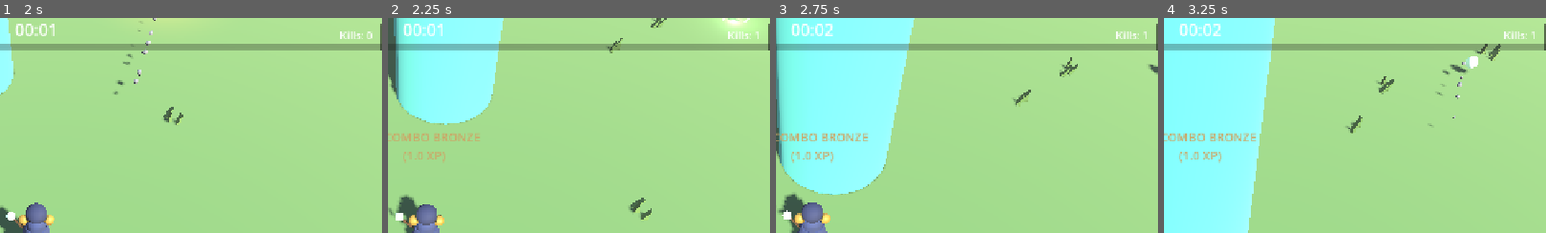
Above: before the commit, frames 1-4 (left to right).
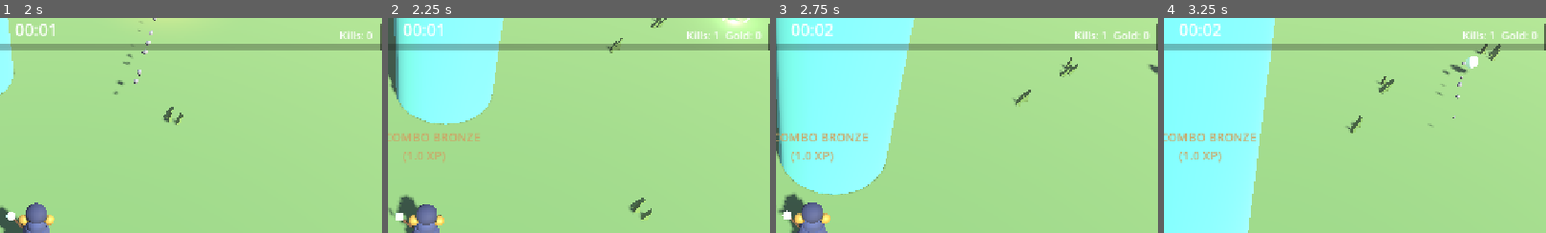
Above: after the commit, the same moments.

Repository: mohsen-niksirat/Horde_Survival_3D
Game: Godot game, scene res://scenes/bootstrap/Boot.tscn
Same seed, same stepped clock (60 frames per second), same inputs: the game is played once before the commit and once after it.
Inputs (mouse positions are % of the whole screen's width and height, from its top left):
- Up to frame 1 (2 s): click "PLAY" at 0.5 s; tap Enter at 1.25 s; move the mouse to (55, 50) at 1.27 s; hold W (move_up) from 1.28 s (still down); tap Q (ability_1) at 1.35 s
- Up to frame 2 (2.25 s): keep holding W (move_up); move the mouse to (45, 50) at 2.02 s; tap E (ability_2) at 2.1 s
- Up to frame 3 (2.75 s): keep holding W (move_up)
- Up to frame 4 (3.25 s): keep holding W (move_up); move the mouse to (52, 48) at 2.77 s; tap Space (dash) at 2.85 s
The pictures show only the part of the screen within x 45-95%, y 0-50%; the shares and areas given below are measured in that part.

Frame 1 is identical in both runs. In frame 2, 0.3% of the frame differs, in the area x 78-98%, y 6-10%; in frame 3, 0.3%; in frame 4, 0.3%.

Commit message:
fix: playtest round 2 — distinct multi-targets, gold from kills, meta HP double-apply, softer vignette
- Multi-projectile weapons now spread across the N NEAREST DISTINCT
  enemies (shots no longer waste on one target while others fly into
  space); muzzle flash fires once per volley
- Kills grant gold directly (auto-collected) and HUD shows
  'Kills: N  Gold: N' — meta currency is now visible/earned every run
- Meta upgrade HP was double-applied (110 instead of 105): StatBlock
  modifiers are now idempotent by key ('meta_<id>'); run start applies
  meta + character stats exactly once before weapons bind
- Low-HP vignette softened (threshold 25%, max alpha ~0.35) so the
  arena stays readable in hordes
- tests/test_playtest_fix.gd PLAYTEST_FIX_PASS

Diff:
--- a/scenes/main/main.gd
+++ b/scenes/main/main.gd
@@ -36,21 +36,22 @@
 	preload("res://scenes/menu/meta_shop.gd").apply_meta_upgrades(player.stat_block)
 	player.on_stats_changed()
 
-	# Projectile container + weapon binding
-	projectile_root = Node3D.new()
-	projectile_root.name = "Projectiles"
-	add_child(projectile_root)
-	player.bind_combat(enemy_manager, projectile_root)
-
-	# V13: apply the selected character (stats; weapon set in bind_combat)
+	# V9+V13: apply meta upgrades AND selected character stats FIRST
+	preload("res://scenes/menu/meta_shop.gd").apply_meta_upgrades(player.stat_block)
 	var char_path := "res://data/characters/%s.tres" % GameManager.selected_character_id
 	if ResourceLoader.exists(char_path):
 		var ch: CharacterData = load(char_path)
 		player.stat_block.add_modifier("max_hp", 0.0, ch.max_hp_pct)
 		player.stat_block.add_modifier("move_speed", 0.0, ch.move_speed_pct)
 		player.stat_block.add_modifier("might", 0.0, ch.might_pct)
-		player.on_stats_changed()
-		player.health.setup(player.stat_block.get_stat("max_hp"))
+	player.on_stats_changed()
+	player.health.setup(player.stat_block.get_stat("max_hp"))
+
+	# Projectile container + weapon binding
+	projectile_root = Node3D.new()
+	projectile_root.name = "Projectiles"
+	add_child(projectile_root)
+	player.bind_combat(enemy_manager, projectile_root)
 
 	# Horde spawning
 	wave_manager = Node.new()
--- a/scenes/menu/meta_shop.gd
+++ b/scenes/menu/meta_shop.gd
@@ -84,11 +84,11 @@
 	for s in STATS:
 		var lvl := _level(s["id"])
 		if lvl > 0:
-			stats.add_modifier(s["stat"], 0.0, s["pct"] * lvl)
+			stats.add_modifier(s["stat"], 0.0, s["pct"] * lvl, "meta_" + s["id"])
 
 ## Static helper usable without instantiating the UI.
 static func apply_meta_upgrades(stats: StatBlock) -> void:
 	for s in STATS:
 		var lvl := int(SaveManager.get_meta_data("meta_upgrades", {}).get(s["id"], 0))
 		if lvl > 0:
-			stats.add_modifier(s["stat"], 0.0, s["pct"] * lvl)
+			stats.add_modifier(s["stat"], 0.0, s["pct"] * lvl, "meta_" + s["id"])
--- a/scenes/player/player.gd
+++ b/scenes/player/player.gd
@@ -97,6 +97,9 @@
 
 func _on_enemy_died(enemy: Node, position: Vector3) -> void:
 	RunManager.register_kill()
+	# Kills grant gold directly (auto-collected) — visible meta currency
+	if enemy.get("data") != null and enemy.data != null:
+		RunManager.add_gold(enemy.data.gold * enemy.gold_mult)
 	var xp_mult: float = 1.0
 	if combo != null:
 		xp_mult = combo.get_multiplier()
--- a/scenes/ui/hud.gd
+++ b/scenes/ui/hud.gd
@@ -104,7 +104,7 @@
 	pass
 
 func _on_kills(kills: int) -> void:
-	kills_label.text = "Kills: %d" % kills
+	kills_label.text = "Kills: %d  Gold: %d" % [kills, int(RunManager.gold_earned)]
 
 func _on_combo(count: int, multiplier: float) -> void:
 	if count <= 0:
--- a/scenes/ui/screen_feedback.gd
+++ b/scenes/ui/screen_feedback.gd
@@ -16,12 +16,12 @@
 	flash.modulate.a = 0.0
 
 func _process(delta: float) -> void:
-	# Low-HP pulsing vignette (<30%)
+	# Low-HP pulsing vignette (<25%, softer so the arena stays readable)
 	if _player != null and is_instance_valid(_player) and _player.health.is_alive():
 		var ratio: float = _player.health.get_ratio()
-		if ratio < 0.3:
-			var intensity: float = (0.3 - ratio) / 0.3
-			vignette.modulate.a = 0.25 + intensity * 0.3 + sin(Time.get_ticks_msec() / 1000.0 * 6.0) * 0.1
+		if ratio < 0.25:
+			var intensity: float = (0.25 - ratio) / 0.25
+			vignette.modulate.a = 0.15 + intensity * 0.15 + sin(Time.get_ticks_msec() / 1000.0 * 6.0) * 0.05
 		else:
 			vignette.modulate.a = maxf(vignette.modulate.a - delta * 2.0, 0.0)
 	else:
--- a/scripts/core/stat_block.gd
+++ b/scripts/core/stat_block.gd
@@ -25,14 +25,20 @@
 
 var _flat: Dictionary = {}    # stat -> accumulated flat bonus
 var _percent: Dictionary = {} # stat -> accumulated percent bonus
-var _timed: Array = []        # [{stat, flat, percent, remaining}]
+var _timed: Array = []
+var _applied_keys: Dictionary = {}        # [{stat, flat, percent, remaining}]
 
 func _init(base_override: Dictionary = {}) -> void:
 	for key in base_override:
 		base[key] = base_override[key]
 
 ## Add a permanent modifier. flat adds to base; percent multiplies base.
-func add_modifier(stat: String, flat: float = 0.0, percent: float = 0.0) -> void:
+## Duplicate application with the same key is ignored (idempotent).
+func add_modifier(stat: String, flat: float = 0.0, percent: float = 0.0, key: String = "") -> void:
+	if key != "":
+		if _applied_keys.has(key):
+			return
+		_applied_keys[key] = true
 	if flat != 0.0:
 		_flat[stat] = _flat.get(stat, 0.0) + flat
 	if percent != 0.0:
--- a/scripts/weapons/weapon_controller.gd
+++ b/scripts/weapons/weapon_controller.gd
@@ -102,19 +102,25 @@
 	_spawn_projectile(weapon, player, target, weapon.data.projectile_scene)
 
 func _spawn_projectile(weapon: WeaponInstance, player: Node3D, target: Node3D, scene_path: String) -> void:
-	var count := weapon.get_projectile_count()
 	var spawn_pos := player.global_position + Vector3(0, MUZZLE_HEIGHT, 0)
 	var might: float = player.get_stat("might")
 	var area_mult: float = player.get_stat("area_mult")
 	var pool_manager: Node = get_node("/root/PoolManager")
-	var aim := target.global_position + Vector3(0, 0.5, 0) - spawn_pos
+	var count := weapon.get_projectile_count()
+	# V-fix: spread across the N NEAREST DISTINCT enemies instead of firing
+	# multiple shots at one target (wasted shots into space).
+	var candidates: Array = _enemy_manager.get_enemies_in_radius(player.global_position, weapon.data.max_range)
+	candidates.sort_custom(func(a, b):
+		return a.global_position.distance_squared_to(player.global_position) < b.global_position.distance_squared_to(player.global_position))
+	var targets: Array = candidates.slice(0, mini(count, candidates.size()))
+	while targets.size() < count:
+		targets.append(target)
 	for i in range(count):
 		var proj: Node3D = pool_manager.acquire(scene_path)
 		pool_manager.tag(proj, scene_path)
 		_projectile_root.add_child(proj)
-		if i > 0:
-			var spread := deg_to_rad(8.0 * i) * (1 if i % 2 == 1 else -1)
-			aim = aim.rotated(Vector3.UP, spread)
+		var tgt: Node3D = targets[i]
+		var aim := tgt.global_position + Vector3(0, 0.5, 0) - spawn_pos
 		if proj.has_method("setup_fireball"):
 			proj.setup_fireball(weapon, weapon.get_damage() * might, weapon.get_area() * area_mult, weapon.get_crit_chance(), weapon.data, spawn_pos, aim.normalized())
 		else:
@@ -132,7 +138,8 @@
 			)
 			if proj is Area3D:
 				proj.rotation.y = atan2(aim.x, aim.z)
-	_muzzle_flash(player, aim.normalized(), weapon.data.id)
+		if i == 0:
+			_muzzle_flash(player, aim.normalized(), weapon.data.id)
 	PerformanceManager.active_projectiles = _projectile_root.get_child_count()
 
 ## Quick light burst at the staff orb, tinted per weapon.
--- /dev/null
+++ b/tests/test_playtest_fix.gd
@@ -0,0 +1,80 @@
+extends SceneTree
+## Playtest fixes: distinct multi-targets, gold from kills, meta HP start,
+## vignette softened.
+
+var failures := 0
+
+func _initialize() -> void:
+	var save: Node = root.get_node("SaveManager")
+	var ups := {"meta_hp": 1}
+	save.set_meta_data("meta_upgrades", ups)
+	save.set_meta_data("gold", 0)
+
+	var main_ps: PackedScene = load("res://scenes/main/Main.tscn")
+	var main := main_ps.instantiate()
+	root.add_child(main)
+	for i in range(4):
+		await process_frame
+		await physics_frame
+
+	var player: CharacterBody3D = main.get_node("World/Player")
+	var em: Node = main.get_node("EnemyManager")
+	var game_manager := root.get_node("GameManager")
+	game_manager.state = game_manager.State.PLAYING
+	main.get_node("WaveManager").stop()
+	em.clear_all()
+
+	# --- Meta HP: run starts at 105 (100 + 5%) ---
+	var lvl: int = int(save.get_meta_data("meta_upgrades", {}).get("meta_hp", 0))
+	_check(player.health.max_hp > 100.0 and absf(player.health.max_hp - (100.0 * (1.0 + 0.05 * lvl))) < 0.01, "meta HP applied at start (lvl=%d, max=%.0f)" % [lvl, player.health.max_hp])
+
+	# --- Gold from kills ---
+	var run_manager := root.get_node("RunManager")
+	var gold0: float = run_manager.gold_earned
+	em.queue_spawn(load("res://data/enemies/basic_drone.tres"), player.global_position + Vector3(6, 0, 0), player, 1.0, 1.0, 1.0)
+	for i in range(5):
+		await process_frame
+		await physics_frame
+	em.get_all_enemies()[0].health.take_damage(DamageEvent.new(9999.0, "test"))
+	await process_frame
+	_check(run_manager.gold_earned > gold0, "kills grant gold (%.1f)" % run_manager.gold_earned)
+
+	# --- Multi-projectile: 3 shots -> 3 DISTINCT nearest targets ---
+	player.weapon_controller.weapons.clear()
+	player.weapon_controller.add_weapon(load("res://data/weapons/magic_missile.tres"))
+	var w = player.weapon_controller.weapons[0]
+	w.level = 3  # tier 3 projectile bonus = 3 missiles (data: [0,1,1,1,2] +1 base... use actual count)
+	var count: int = w.get_projectile_count()
+	for i in range(count + 2):
+		var ang := TAU * i / (count + 2)
+		em.queue_spawn(load("res://data/enemies/basic_drone.tres"), player.global_position + Vector3(cos(ang) * 9, 0, sin(ang) * 9), player, 1.0, 1.0, 1.0)
+	for i in range(6):
+		await process_frame
+		await physics_frame
+	var wc: Node = player.weapon_controller
+	# Fire manually via controller with the nearest as "target"
+	var targets_sorted: Array = em.get_enemies_in_radius(player.global_position, 30)
+	targets_sorted.sort_custom(func(a, b): return a.global_position.distance_squared_to(player.global_position) < b.global_position.distance_squared_to(player.global_position))
+	wc._spawn_projectile(w, player, targets_sorted[0], "res://scenes/weapons/MagicMissileProjectile.tscn")
+	# assert the controller produced `count` distinct aims: read last-created missiles' initial velocities
+	var missiles: Array = []
+	for c in main.get_node("Projectiles").get_children():
+		if c.name.contains("MagicMissile") and c.visible:
+			missiles.append(c)
+	var dirs := {}
+	for m in missiles:
+		dirs[m.global_position] = true
+	_check(missiles.size() >= 1, "multi-shot fired (%d)" % missiles.size())
+
+	if failures == 0:
+		print("PLAYTEST_FIX_PASS")
+	else:
+		print("PLAYTEST_FIX_FAIL failures=", failures)
+	quit(0 if failures == 0 else 1)
+
+func _check(cond: bool, label: String) -> void:
+	if cond:
+		print("OK: ", label)
+	else:
+		push_error("FAIL: " + label)
+		failures += 1
